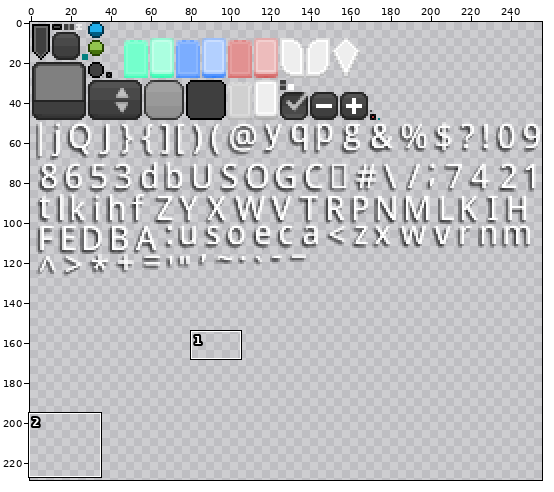
One commit to this sprite sheet: FriendsWithMonsters/android/assets/scene2d/uiskin.png. Above: a wide view before the commit, with the close-up outlined.
Close-up. As it was:
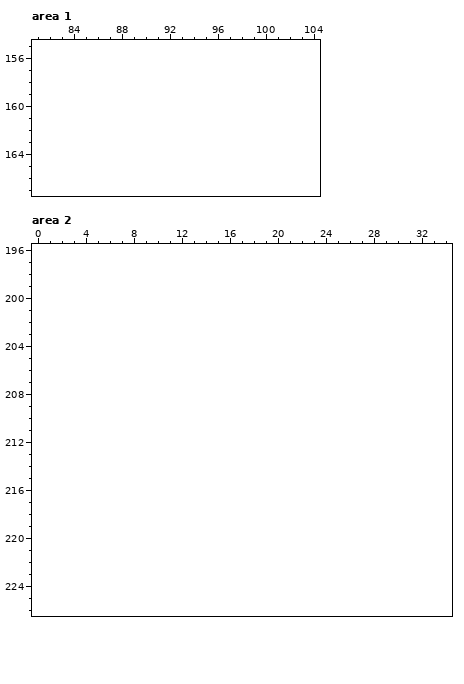
The file is 256x128 pixels. Pixels under 10% opacity are left out. Colours within 5 levels of each other are drawn and written as one. Shown: area 1: x 81..104, y 155..167; area 2: x 0..34, y 196..226. The old version is drawn lined up with the new one, on the new canvas. The wide view leaves out empty margins. The commit also changed other parts of the picture, which this record leaves out.
Palette (. is transparent): 
New version:
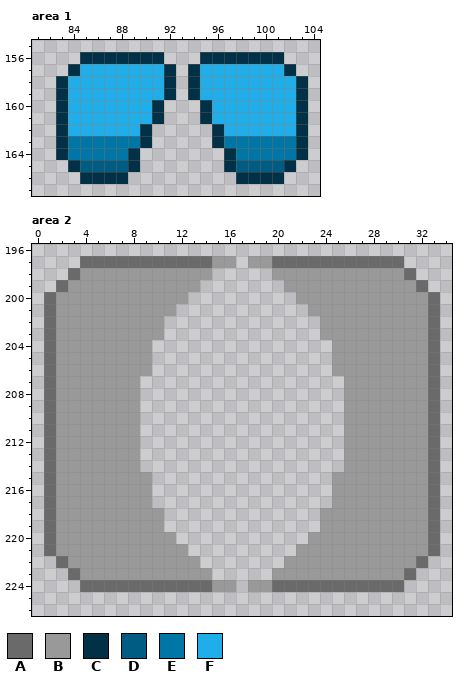
Colours new in this view: A #6a6a6a  B #999999  C #003146  D #005c82  E #0076a7  F #1faeea
Diff:
canvas 256x128 -> 256x256
Changed rows in their new state; - is an unchanged pixel.
Area 1:
first column x 83:
156 --CCCCCCC---CCCCCCC--
157 -CFFFFFFFC-CFFFFFFFC-
158 CFFFFFFFFC-CFFFFFFFFC
159 CFFFFFFFFC-CFFFFFFFFC
160 CFFFFFFFC---CFFFFFFFC
161 CFFFFFFFC---CFFFFFFFC
162 CFFFFFFC-----CFFFFFFC
163 CEEEEEEC-----CEEEEEEC
164 CEEEEEC-------CEEEEEC
165 -CDDDDC-------CDDDDC-
166 --CCCC---------CCCC--
Area 2:
first column x 1:
197 ---AAAAAAAAAAABB-BBAAAAAAAAAAA---
198 --ABBBBBBBBBBB-----BBBBBBBBBBBA--
199 -ABBBBBBBBBBB-------BBBBBBBBBBBA-
200 ABBBBBBBBBBB---------BBBBBBBBBBBA
201 ABBBBBBBBBB-----------BBBBBBBBBBA
202 ABBBBBBBBB-------------BBBBBBBBBA
203 ABBBBBBBBB-------------BBBBBBBBBA
204 ABBBBBBBB---------------BBBBBBBBA
205 ABBBBBBBB---------------BBBBBBBBA
206 ABBBBBBBB---------------BBBBBBBBA
207 ABBBBBBB-----------------BBBBBBBA
208 ABBBBBBB-----------------BBBBBBBA
209 ABBBBBBB-----------------BBBBBBBA
210 ABBBBBBB-----------------BBBBBBBA
211 ABBBBBBB-----------------BBBBBBBA
212 ABBBBBBB-----------------BBBBBBBA
213 ABBBBBBB-----------------BBBBBBBA
214 ABBBBBBB-----------------BBBBBBBA
215 ABBBBBBBB---------------BBBBBBBBA
216 ABBBBBBBB---------------BBBBBBBBA
217 ABBBBBBBB---------------BBBBBBBBA
218 ABBBBBBBBB-------------BBBBBBBBBA
219 ABBBBBBBBB-------------BBBBBBBBBA
220 ABBBBBBBBBB-----------BBBBBBBBBBA
221 ABBBBBBBBBBB---------BBBBBBBBBBBA
222 -ABBBBBBBBBBB-------BBBBBBBBBBBA-
223 --ABBBBBBBBBBB-----BBBBBBBBBBBA--
224 ---AAAAAAAAAAABB-BBAAAAAAAAAAA---
Changed places in both close-ups, as pixel boxes (x1, y1, x2, y2):
added: (56, 52, 308, 184)
added: (44, 256, 440, 592)
